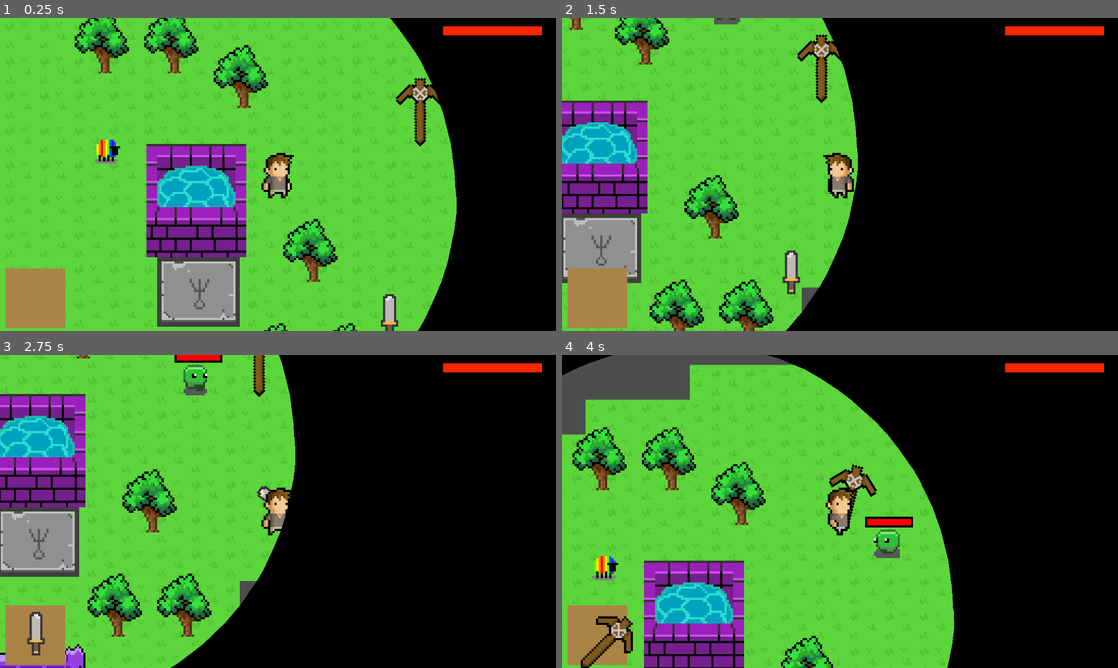
Above: before the commit, frames 1-4 (two rows, left to right).
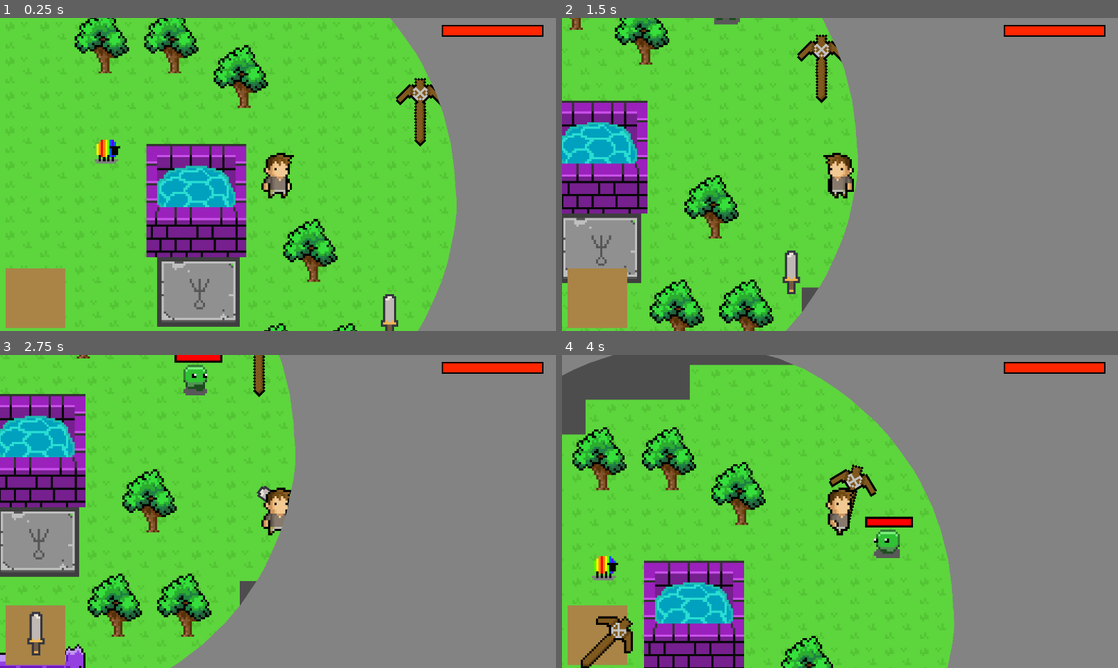
Above: after the commit, the same moments.

Repository: Tourtle21/DefendersOfTheKeep
Game: Godot game, scene res://world/world.tscn
Same seed, same stepped clock (60 frames per second), same inputs: the game is played once before the commit and once after it. Sound files missing from this copy of the repository are replaced by a short silence.
Inputs (mouse positions are in pixels of both pictures, inside the frame that each line leads up to):
- Up to frame 1 (0.25 s): no input
- Up to frame 2 (1.5 s): move the mouse to (962, 158) at 0.52 s; hold D (move_right) 0.53-1.28 s; click (962, 158) at 0.67 s; move the mouse to (728, 190) at 1.27 s; hold S (move_down) from 1.28 s (still down)
- Up to frame 3 (2.75 s): move the mouse to (333, 442) at 2.02 s; release S (move_down) at 2.03 s; hold D (move_right) from 2.03 s (still down)
- Up to frame 4 (4 s): move the mouse to (812, 574) at 2.77 s; release D (move_right) at 2.78 s; hold W (move_up) 2.78-3.53 s; click (812, 574) at 2.92 s; move the mouse to (1006, 558) at 3.52 s; hold A (move_left) from 3.53 s (still down)

The runs differ from the first frame. In frame 1, 20% of the frame differs, in the area x 70-100%, y 0-100%; in frame 2, 49%; in frame 3, 51%, in the area x 30-100%, y 0-100%; in frame 4, 37%.

Commit message:
made sure the locked areas are not getting darker

Diff:
--- /dev/null
+++ b/world/world.gdshader
@@ -0,0 +1,6 @@
+shader_type canvas_item;
+
+void fragment() {
+    COLOR.rgb = texture(TEXTURE, UV).rgb; // Keep original texture color
+    COLOR.a = texture(TEXTURE, UV).a;    // Keep original transparency
+}
--- a/world/world.tscn
+++ b/world/world.tscn
@@ -27,9 +27,72 @@
 smash = "smash"
 dash = "dash"
 
+[sub_resource type="Gradient" id="Gradient_c5mb1"]
+offsets = PackedFloat32Array(0, 0.00554017)
+
+[sub_resource type="GradientTexture2D" id="GradientTexture2D_1to1d"]
+gradient = SubResource("Gradient_c5mb1")
+width = 3000
+height = 3000
+fill_from = Vector2(1, 0)
+fill_to = Vector2(0, 1)
+
 [node name="World" type="Node2D"]
 y_sort_enabled = true
 script = ExtResource("1_icuqe")
+
+[node name="CanvasLayer" type="Node2D" parent="."]
+light_mask = 2
+visibility_layer = 2
+
+[node name="Polygon2D" type="Polygon2D" parent="CanvasLayer"]
+visible = false
+light_mask = 2
+visibility_layer = 2
+z_index = 2
+color = Color(0.517184, 0.517184, 0.517184, 1)
+polygon = PackedVector2Array(-61, 106, -750, 1299, 750, 1299, 61, 105, 58, 107, 53, 110, 46, 113, 40, 115, 31, 118, 22, 120, 14, 121, 3, 122, -2, 122, -16, 121, -27, 119, -41, 115, -53, 110)
+
+[node name="Polygon2D2" type="Polygon2D" parent="CanvasLayer"]
+light_mask = 2
+visibility_layer = 2
+z_index = 2
+rotation = 1.0472
+color = Color(0.517184, 0.517184, 0.517184, 1)
+polygon = PackedVector2Array(-61, 105.655, -750, 1299, 750, 1299, 61, 105, 58, 107, 53, 110, 46, 113, 40, 115, 31, 118, 22, 120, 14, 121, 3, 122, -2, 122, -16, 121, -27, 119, -41, 115, -53, 110)
+
+[node name="Polygon2D3" type="Polygon2D" parent="CanvasLayer"]
+light_mask = 2
+visibility_layer = 2
+z_index = 2
+rotation = 2.0944
+color = Color(0.517184, 0.517184, 0.517184, 1)
+polygon = PackedVector2Array(-61.2987, 105.828, -750, 1299, 750, 1299, 61, 105.655, 58, 107, 53, 110, 46, 113, 40, 115, 31, 118, 22, 120, 14, 121, 3, 122, -2, 122, -16, 121, -27, 119, -41, 115, -53, 110)
+
+[node name="Polygon2D4" type="Polygon2D" parent="CanvasLayer"]
+light_mask = 2
+visibility_layer = 2
+z_index = 2
+rotation = -3.14159
+color = Color(0.517184, 0.517184, 0.517184, 1)
+polygon = PackedVector2Array(-60, 106, -750, 1299, 750, 1299, 61, 106, 57, 108, 53, 110, 46, 113, 40, 115, 31, 118, 22, 120, 14, 121, 3, 122, -2, 122, -16, 121, -27, 119, -41, 115, -53, 110)
+
+[node name="Polygon2D5" type="Polygon2D" parent="CanvasLayer"]
+light_mask = 2
+visibility_layer = 2
+z_index = 2
+position = Vector2(-1, 0)
+rotation = -2.09439
+color = Color(0.517184, 0.517184, 0.517184, 1)
+polygon = PackedVector2Array(-61, 106, -750, 1299, 750, 1299, 61.2987, 105.828, 58.0667, 107.426, 53, 110, 46, 113, 40, 115, 31, 118, 22, 120, 14, 121, 3, 122, -2, 122, -16, 121, -27, 119, -41, 115, -53, 110)
+
+[node name="Polygon2D6" type="Polygon2D" parent="CanvasLayer"]
+light_mask = 2
+visibility_layer = 2
+z_index = 2
+rotation = -1.0472
+color = Color(0.517184, 0.517184, 0.517184, 1)
+polygon = PackedVector2Array(-61, 106, -750, 1299, 750, 1299, 61, 105, 58, 107, 53, 110, 46, 113, 40, 115, 31, 118, 22, 120, 14, 121, 3, 122, -2, 122, -16, 121, -27, 119, -41, 115, -53, 110)
 
 [node name="Breakables" parent="." instance=ExtResource("3_8x3m3")]
 y_sort_enabled = true
@@ -38,43 +101,6 @@
 [node name="Player" parent="." instance=ExtResource("1_wlbsl")]
 position = Vector2(39, 0)
 controls = SubResource("Resource_lli0t")
-
-[node name="Polygon2D" type="Polygon2D" parent="."]
-visible = false
-z_index = 1
-color = Color(0, 0, 0, 1)
-polygon = PackedVector2Array(-61, 106, -750, 1299, 750, 1299, 61, 105, 58, 107, 53, 110, 46, 113, 40, 115, 31, 118, 22, 120, 14, 121, 3, 122, -2, 122, -16, 121, -27, 119, -41, 115, -53, 110)
-
-[node name="Polygon2D2" type="Polygon2D" parent="."]
-z_index = 1
-rotation = 1.0472
-color = Color(0, 0, 0, 1)
-polygon = PackedVector2Array(-61, 105.655, -750, 1299, 750, 1299, 61, 105, 58, 107, 53, 110, 46, 113, 40, 115, 31, 118, 22, 120, 14, 121, 3, 122, -2, 122, -16, 121, -27, 119, -41, 115, -53, 110)
-
-[node name="Polygon2D3" type="Polygon2D" parent="."]
-z_index = 1
-rotation = 2.0944
-color = Color(0, 0, 0, 1)
-polygon = PackedVector2Array(-61.2987, 105.828, -750, 1299, 750, 1299, 61, 105.655, 58, 107, 53, 110, 46, 113, 40, 115, 31, 118, 22, 120, 14, 121, 3, 122, -2, 122, -16, 121, -27, 119, -41, 115, -53, 110)
-
-[node name="Polygon2D4" type="Polygon2D" parent="."]
-z_index = 1
-rotation = -3.14159
-color = Color(0, 0, 0, 1)
-polygon = PackedVector2Array(-60, 106, -750, 1299, 750, 1299, 61, 106, 57, 108, 53, 110, 46, 113, 40, 115, 31, 118, 22, 120, 14, 121, 3, 122, -2, 122, -16, 121, -27, 119, -41, 115, -53, 110)
-
-[node name="Polygon2D5" type="Polygon2D" parent="."]
-z_index = 1
-position = Vector2(-1, 0)
-rotation = -2.09439
-color = Color(0, 0, 0, 1)
-polygon = PackedVector2Array(-61, 106, -750, 1299, 750, 1299, 61.2987, 105.828, 58.0667, 107.426, 53, 110, 46, 113, 40, 115, 31, 118, 22, 120, 14, 121, 3, 122, -2, 122, -16, 121, -27, 119, -41, 115, -53, 110)
-
-[node name="Polygon2D6" type="Polygon2D" parent="."]
-z_index = 1
-rotation = -1.0472
-color = Color(0, 0, 0, 1)
-polygon = PackedVector2Array(-61, 106, -750, 1299, 750, 1299, 61, 105, 58, 107, 53, 110, 46, 113, 40, 115, 31, 118, 22, 120, 14, 121, 3, 122, -2, 122, -16, 121, -27, 119, -41, 115, -53, 110)
 
 [node name="GrassTilemap" parent="." instance=ExtResource("7_56t1p")]
 z_index = -10
@@ -141,10 +167,10 @@
 volume_db = -10.0
 autoplay = true
 
-[node name="Daylight" type="DirectionalLight2D" parent="."]
-z_index = 1
+[node name="Daylight" type="PointLight2D" parent="."]
 energy = 0.0
 blend_mode = 1
+texture = SubResource("GradientTexture2D_1to1d")
 
 [node name="DaylightTimer" type="Timer" parent="."]
 wait_time = 15.0
Not shown: 1 places in world/world.tscn that only renumber resources
